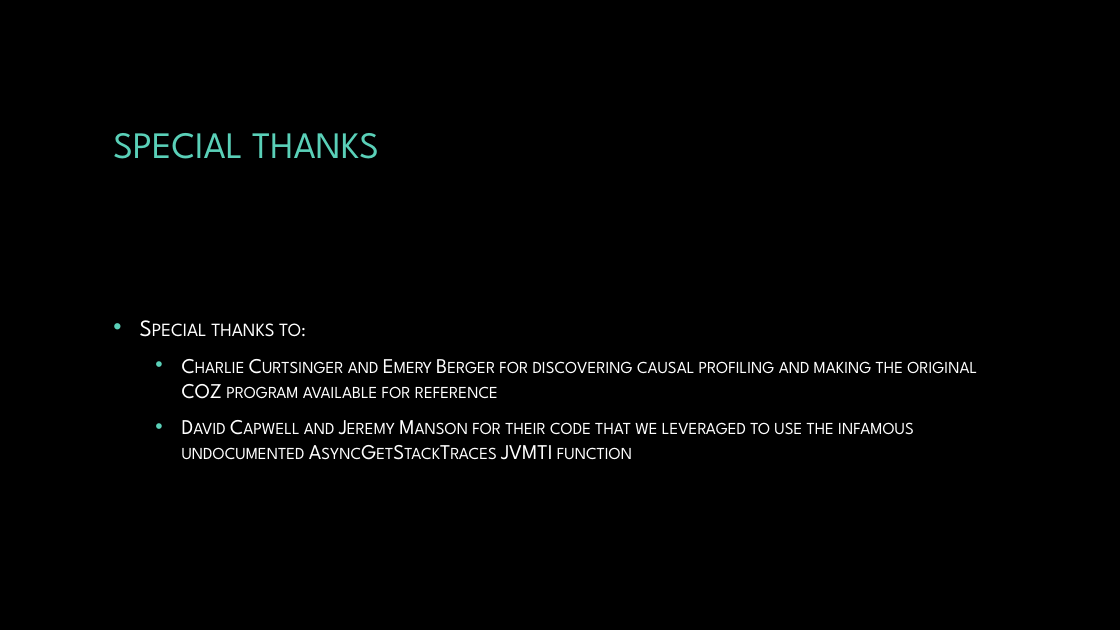
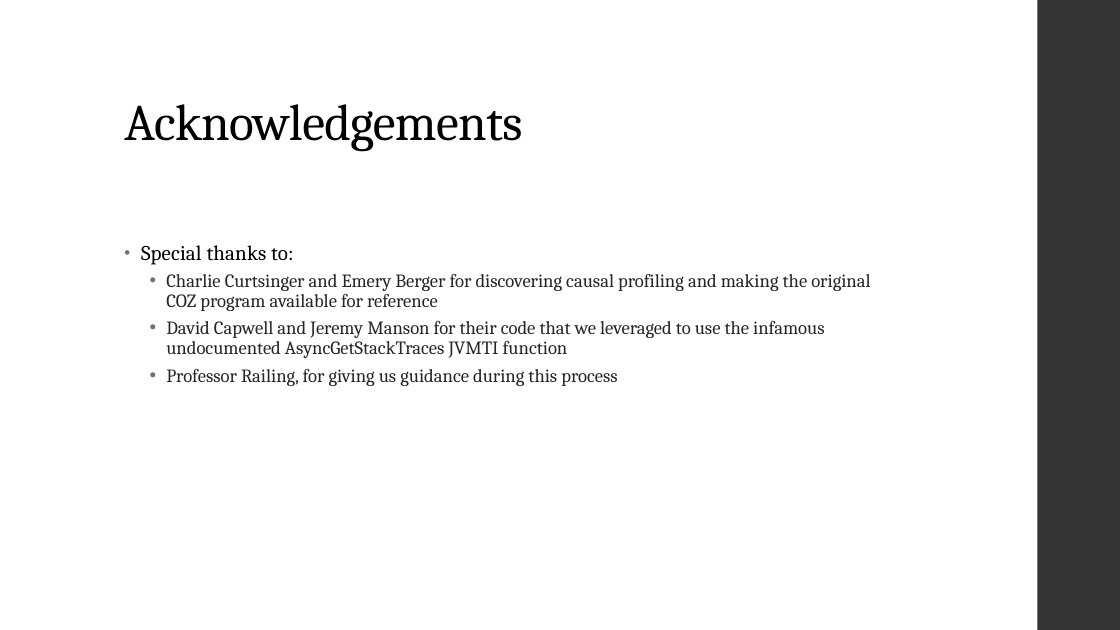
Before and after one commit to Byte-Lab/JCoz, a slide deck: slide 23 of project_presentation.pptx (slide 31 before the commit). Drawn at 1120x630 pixels with LibreOffice and Linux fonts; fonts in the diff are those of the drawing; background and template pictures are left out. Boxes give left, top, right and bottom in pixels: in the first picture for what was removed or moved away, otherwise in the second. Text is boxed around its words. In the diff, an @@ line names an element or a change of style, - is before the commit and + after.

```diff
--- a/project_presentation.pptx
+++ b/project_presentation.pptx
@@ background picture (left out) to #FFFFFF @@
@@ rectangle added at bbox=[1038, 0, 1120, 630], fill #353537 @@
@@ title "Acknowledgements" at bbox=[124, 104, 522, 151]: vertical alignment middle to bottom @@
@@ title at bbox=[124, 104, 522, 151]: text changed; size 32 to 44 pt; font League Spartan to Cambria; text colour #5AD0B8 to #000000 @@
-SPECIAL THANKS
+Acknowledgements
@@ text "Special thanks to:": place and size @@
-text "Special thanks to:" at bbox=[182, 323, 977, 460]
+text "Special thanks to:" at bbox=[141, 245, 870, 386]
@@ text "Special thanks to:" at bbox=[141, 245, 870, 386]: vertical alignment middle to top @@
@@ text at bbox=[141, 245, 870, 358]: size 20 to 18 pt, text colour #FFFFFF to #000000, letter spacing 0 to 0.1 pt in "Special thanks to:"; font League Spartan to Cambria, small capitals off in "Special thanks to:", "Charlie Curtsinger and Emery Berger for discovering ...", "David Capwell and Jeremy Manson for their ..."; size 18 to 16 pt, text colour #FFFFFF to #262626 in "Charlie Curtsinger and Emery Berger for discovering ...", "David Capwell and Jeremy Manson for their ..."; indent changed; line spacing 1 to 0.95; more space between paragraphs; bullet colour #5AD0B8 to #6F6F74; line spacing 1 to 0.9; less space between paragraphs @@
@@ text at bbox=[166, 369, 617, 386]: paragraph added @@
+  • Professor Railing, for giving us guidance during this process
```
Also in this commit, not shown: 21 other slides changed, 6 slides added, 10 slides removed, 17 other files.
